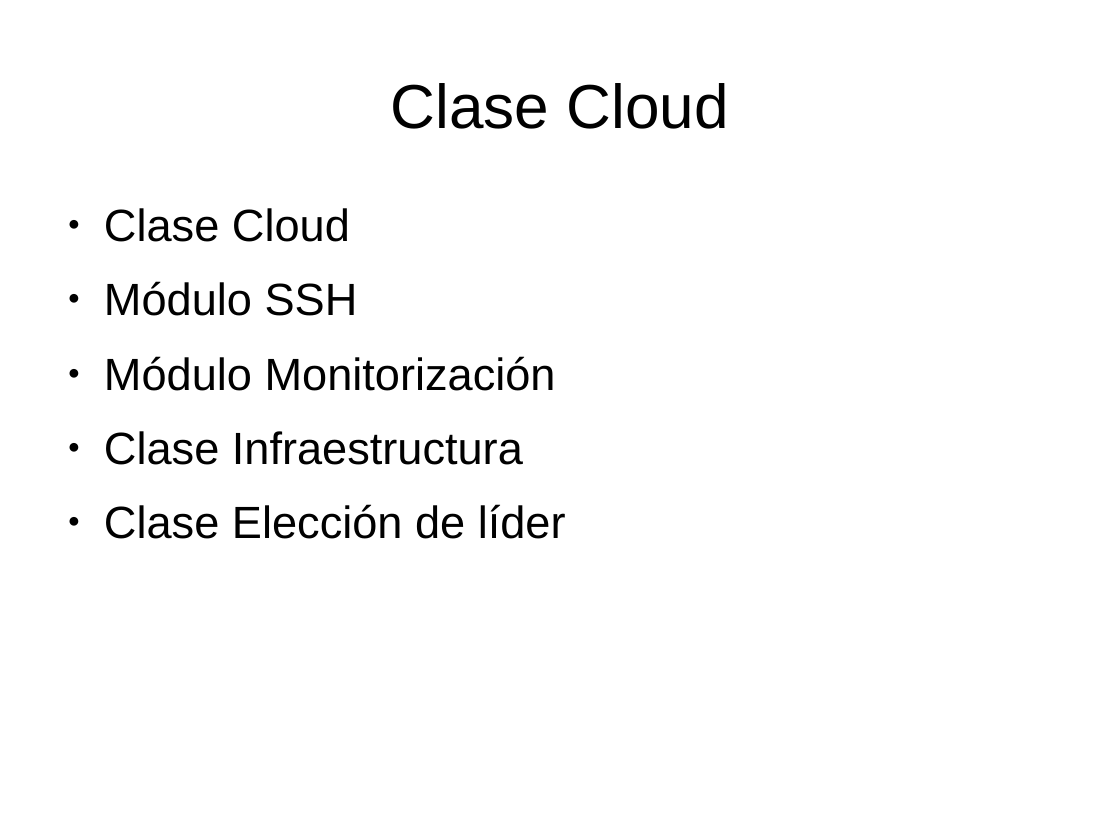
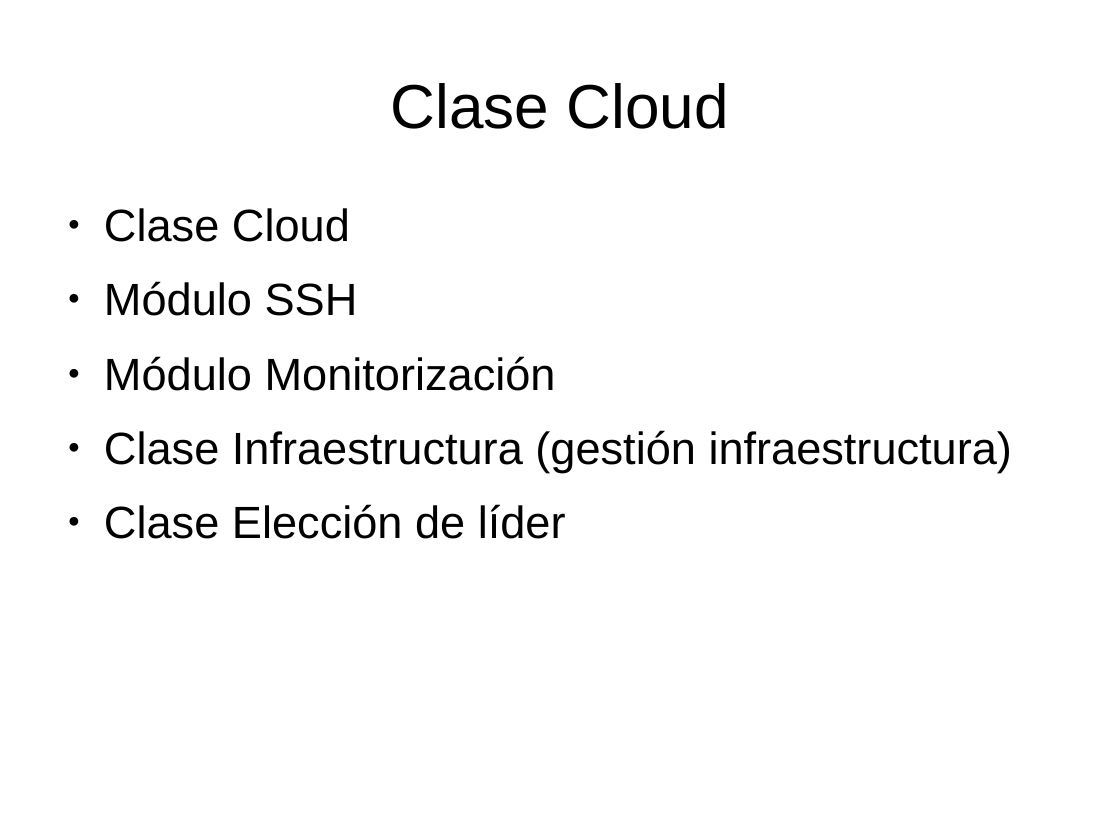
Before and after one commit to dcere/pfc, a slide deck: slide 27 of adm/presentacion/presentacion.odp (slide 25 before the commit). Drawn at 1120x840 pixels with LibreOffice and Linux fonts; fonts in the diff are those of the drawing. Boxes give left, top, right and bottom in pixels: in the first picture for what was removed or moved away, otherwise in the second. Text is boxed around its words. In the diff, an @@ line names an element or a change of style, - is before the commit and + after.

```diff
--- a/adm/presentacion/presentacion.odp
+++ b/adm/presentacion/presentacion.odp
@@ text at (x1=104, y1=430, x2=1012, y2=472): text changed @@
-● Clase Infraestructura
+● Clase Infraestructura (gestión infraestructura)
```
Also in this commit, not shown: 2 other slides changed, 2 slides added, 1 other file.
